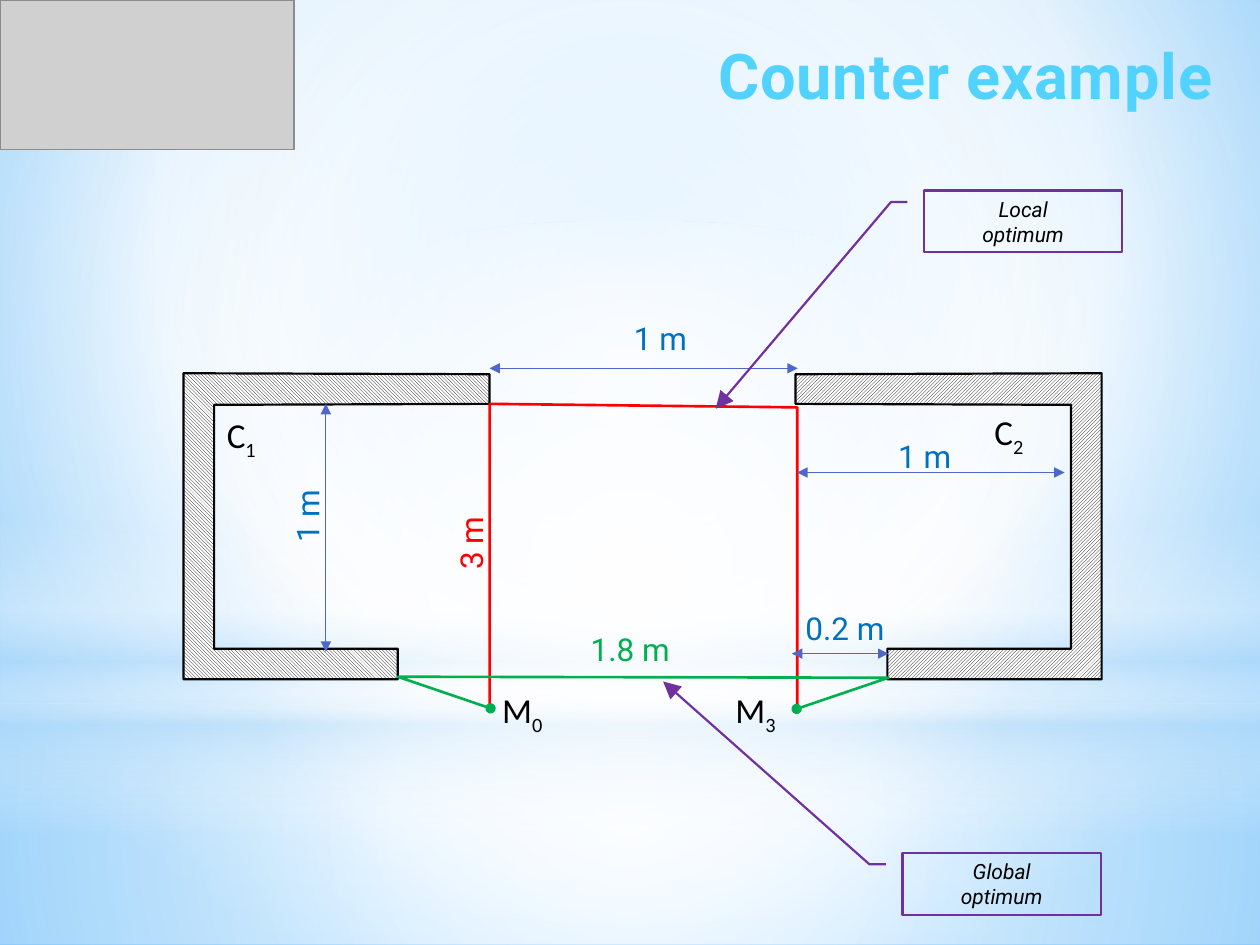
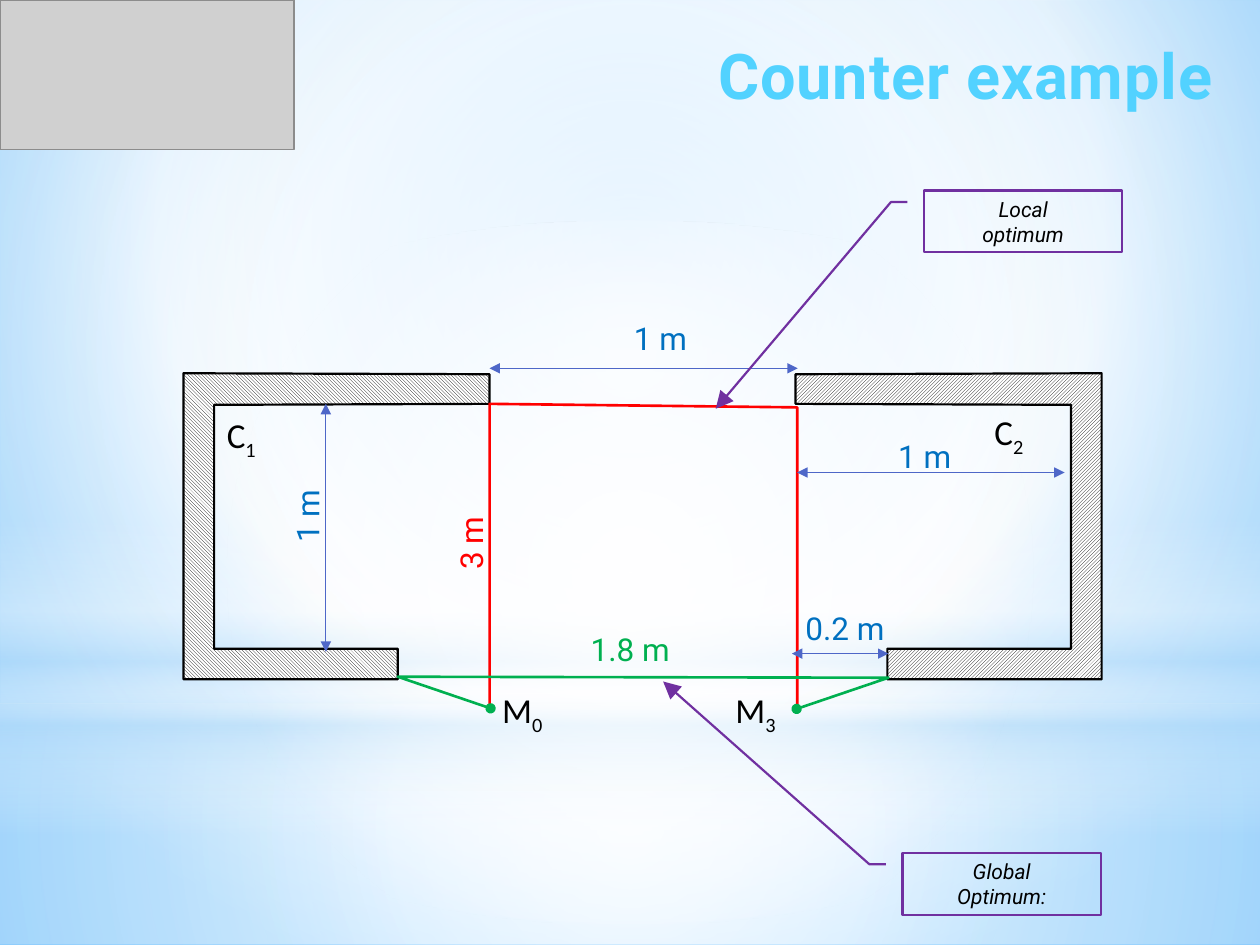
Before and after one commit to ukoloff/LaTeX, a slide deck: slide 18 of Optima2020/pptx/Report.pptx (slide 16 before the commit). Drawn at 1260x945 pixels with LibreOffice and Linux fonts; fonts in the diff are those of the drawing; grey boxes stand for pictures. Boxes give left, top, right and bottom in pixels: in the first picture for what was removed or moved away, otherwise in the second. Text is boxed around its words. In the diff, an @@ line names an element or a change of style, - is before the commit and + after.

```diff
--- a/Optima2020/pptx/Report.pptx
+++ b/Optima2020/pptx/Report.pptx
@@ text in border callout at box(957, 889, 1046, 909): text changed @@
-optimum
+Optimum:
```
Also in this commit, not shown: 4 other slides changed, 3 slides added.
